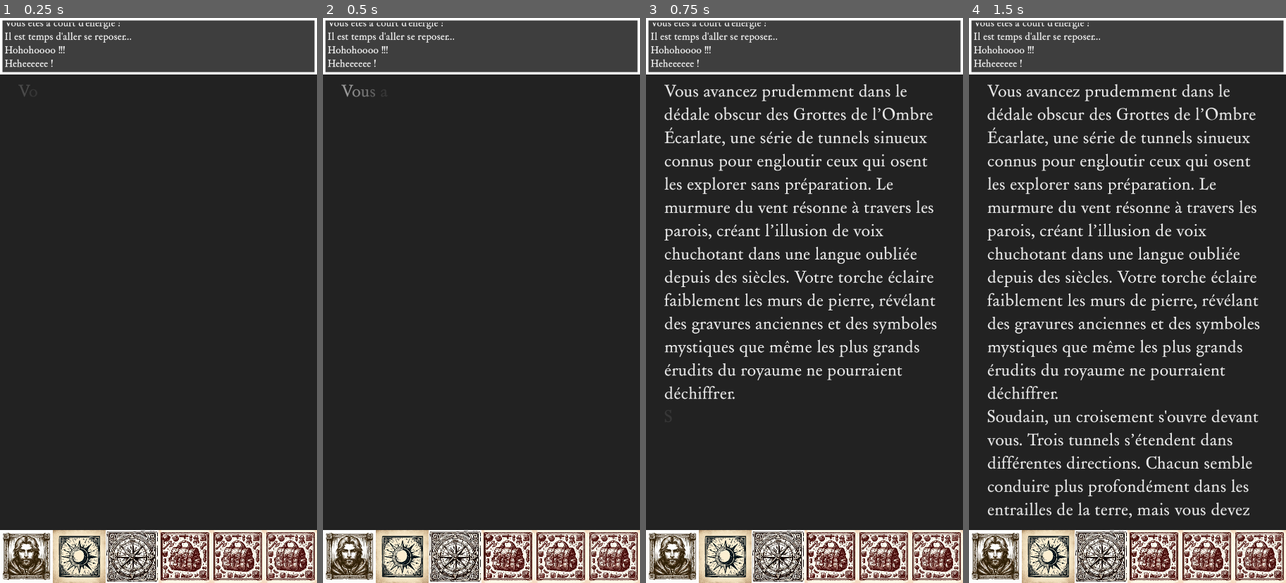
Above: before the commit, frames 1-4 (left to right).
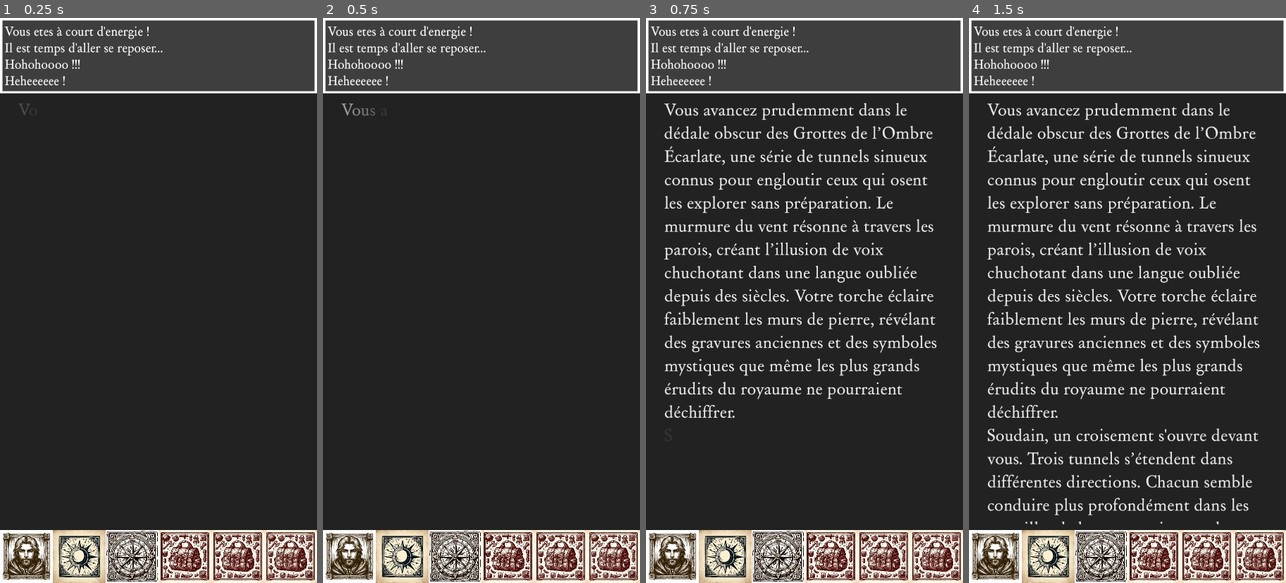
Above: after the commit, the same moments.

Repository: Nanakiw/Orridie-TBA
Game: Godot game, scene res://scenes/ingame.tscn
The game is run twice, just before and just after one commit, with the same random seed, the same clock (stepped at 60 frames per second) and the same inputs.
Inputs (mouse positions are in pixels of both pictures, inside the frame that each line leads up to):
- Up to frame 1 (0.25 s): no input
- Up to frame 2 (0.5 s): no input
- Up to frame 3 (0.75 s): click (671, 554) at 0.5 s
- Up to frame 4 (1.5 s): click (1048, 554) at 1.25 s

The runs differ from the first frame. In frame 1, 5.0% of the frame differs, in the area x 0-100%, y 0-18%; in frame 2, 5.1%; in frame 3, 17%; in frame 4, 22%, in the area x 0-100%, y 0-90%.

Commit message:
text bigger

Diff:
--- a/scenes/ingame.tscn
+++ b/scenes/ingame.tscn
@@ -29,7 +29,7 @@
 alignment = 1
 
 [node name="LogContainer" parent="VBoxContainer" instance=ExtResource("1_h0vyj")]
-custom_minimum_size = Vector2(128, 192)
+custom_minimum_size = Vector2(128, 256)
 layout_mode = 2
 
 [node name="MainTextContainer" parent="VBoxContainer" instance=ExtResource("1_aqkcx")]
--- a/scenes/margin_container.tscn
+++ b/scenes/margin_container.tscn
@@ -71,7 +71,7 @@
 theme_override_colors/font_outline_color = Color(1, 1, 1, 1)
 theme_override_constants/outline_size = 1
 theme_override_fonts/font = ExtResource("3_1gc7t")
-theme_override_font_sizes/font_size = 32
+theme_override_font_sizes/font_size = 40
 text = "Vous perdez 1 PV.
 Votre ennemi se transforme en chaise et vous frappe !
 Vous buvez un bon café et regagnez 150 PV.
